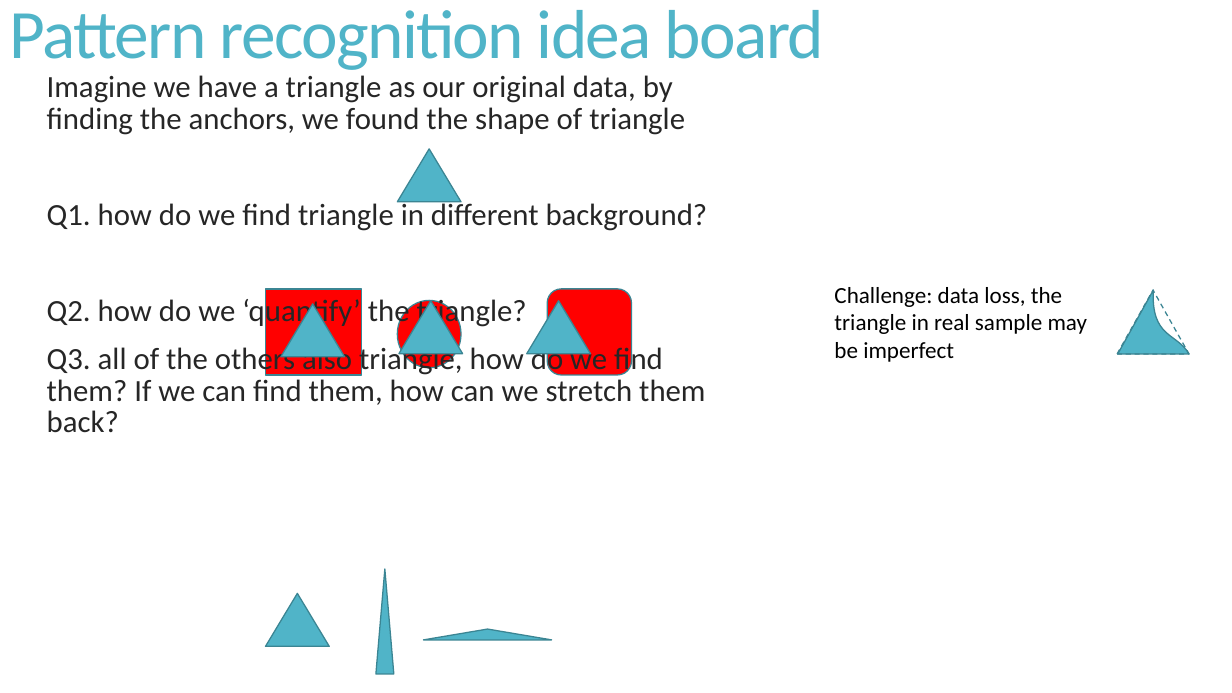
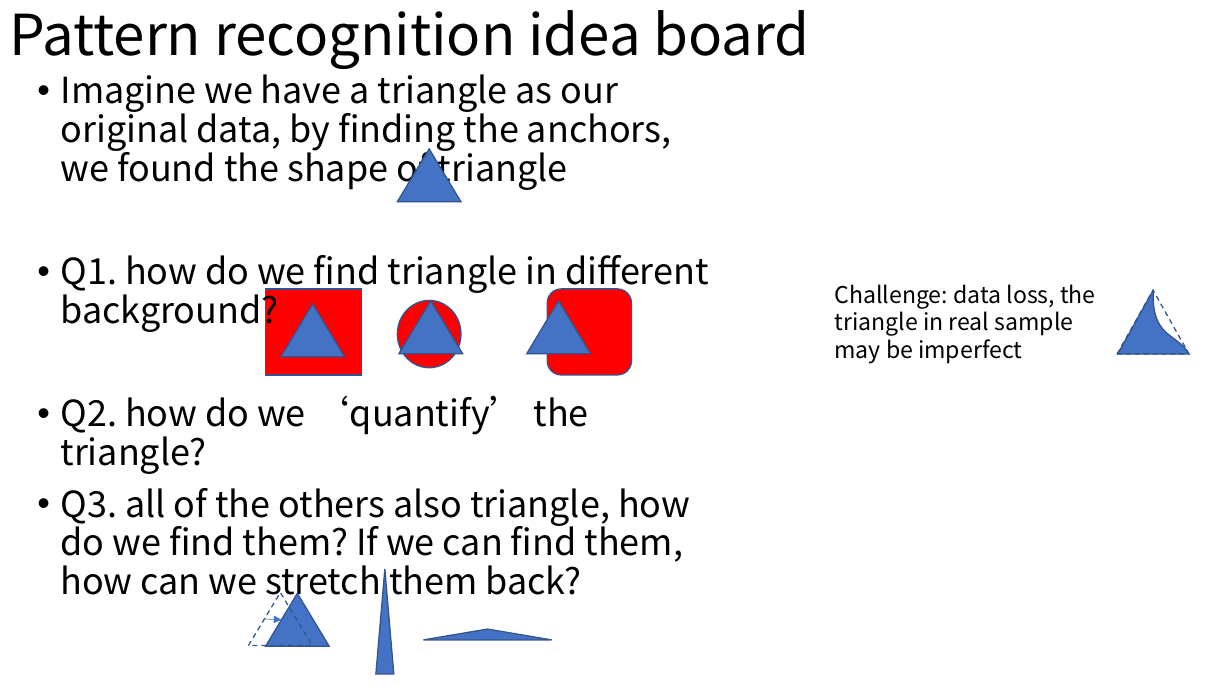
Before and after one commit to XiminHu/mass-suite, a slide deck: slide 8 of doc/20201102-projectmeeting.pptx (slide 7 before the commit). Drawn at 1232x693 pixels with LibreOffice and Linux fonts; fonts in the diff are those of the drawing. Boxes give left, top, right and bottom in pixels: in the first picture for what was removed or moved away, otherwise in the second. Text is boxed around its words. In the diff, an @@ line names an element or a change of style, - is before the commit and + after.

```diff
--- a/doc/20201102-projectmeeting.pptx
+++ b/doc/20201102-projectmeeting.pptx
@@ title "Pattern recognition idea board" at (9, 10, 810, 69): size 54 to 44 pt, font Calibri to Noto Sans CJK SC, text colour #50B4C8 to #000000, letter spacing -1.2 to 0 pt; line spacing 0.85 to 0.9 @@
@@ text "Imagine we have a triangle ..." at (61, 67, 709, 604): size 24 to 28 pt, font Calibri to Noto Sans CJK SC, text colour #262626 to #000000; bullet   to •; line spacing 0.85 to 0.9; less space between paragraphs @@
@@ outline #3B8594 1 pt to #325491 1 pt in 3 elements at (547, 289, 631, 375), (397, 300, 461, 368), (265, 289, 361, 375) @@
@@ text "Challenge: data loss, the triangle ..." at (834, 284, 1096, 364): font Calibri to Noto Sans CJK SC @@
@@ triangle at (1117, 290, 1189, 354): outline #3B8594 1 pt dashed to #325491 1 pt dashed @@
@@ fill #50B4C8 to #4472C4; outline #3B8594 1 pt to #325491 1 pt in 8 elements at (265, 593, 329, 646), (376, 569, 394, 675), (423, 629, 552, 640), (281, 304, 345, 357), (399, 300, 463, 353), (527, 300, 591, 353), (397, 149, 461, 201), (1118, 290, 1189, 354) @@
@@ triangle added at (249, 592, 312, 645), outline #325491 1 pt dashed @@
@@ arrow added from (264, 619) to (282, 620), #4472C4 0.5 pt @@
```
Also in this commit, not shown: 10 other slides changed, 2 slides added.
